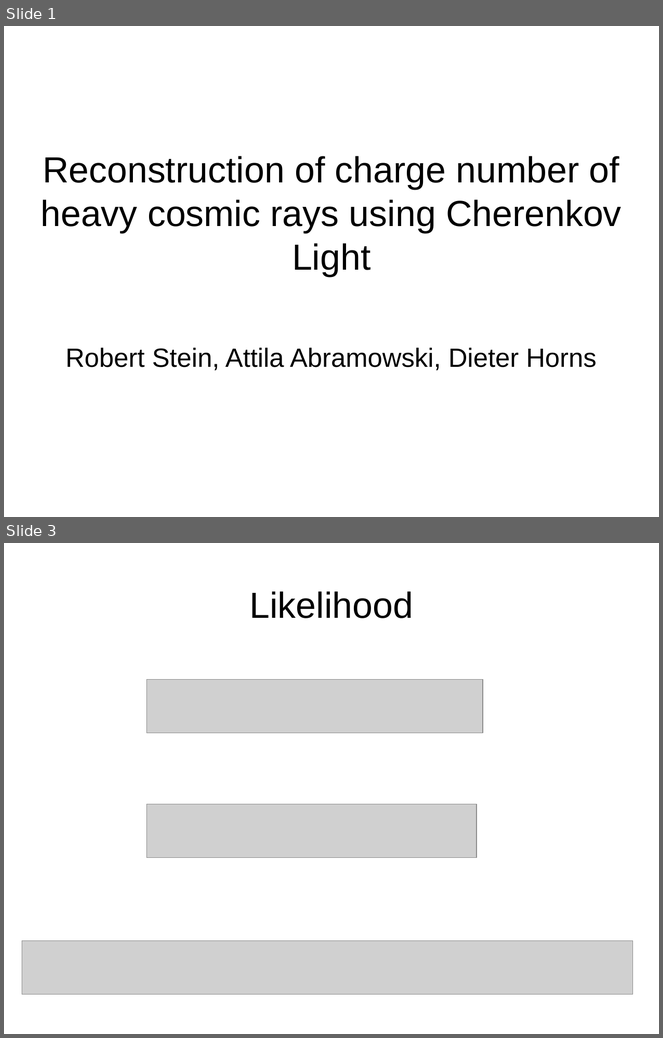
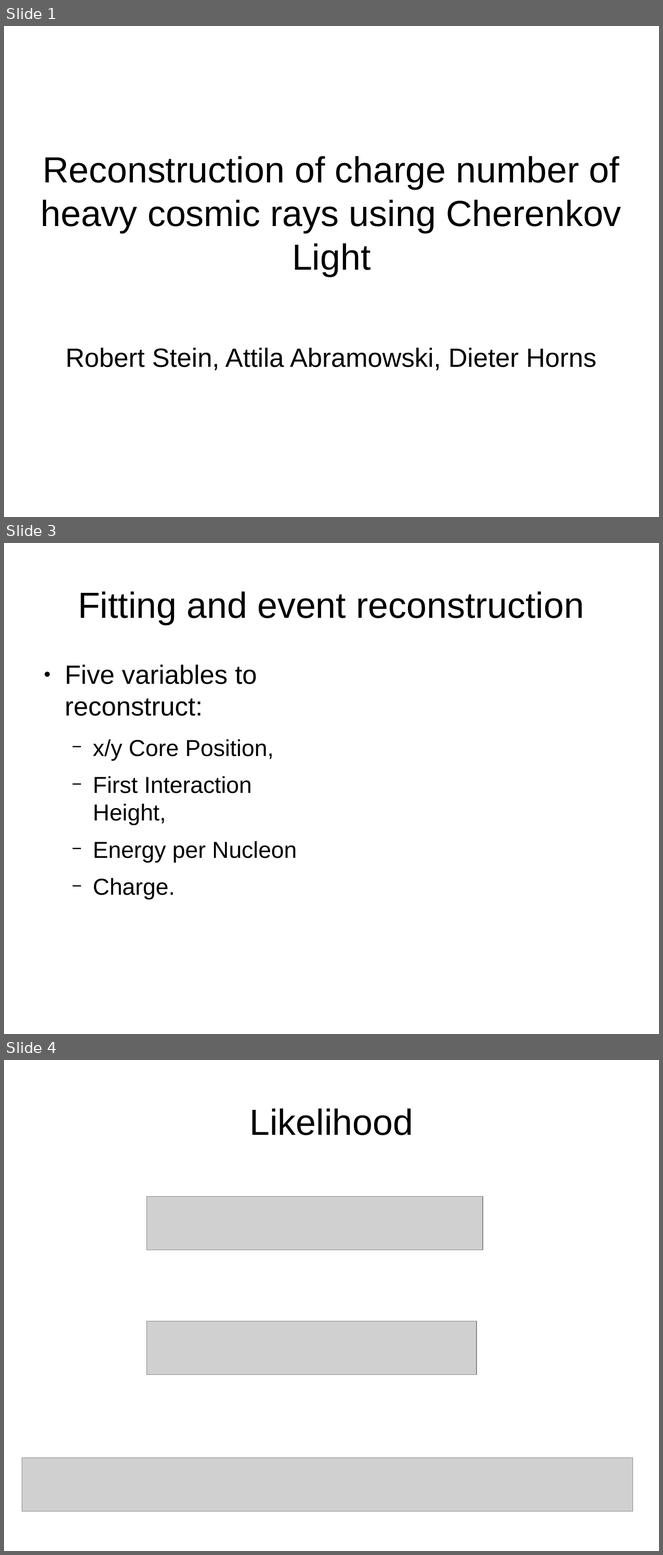
Before and after one commit to robertdstein/DESY, a slide deck: presentations/dpg presentation/slides.odp. Shown one above the other, each under a label of ours: slides 1 and 3 before the commit, slides 1, 3 and 4 after it; the slides between them are not shown. The pictures are 663x1038 and 663x1555 pixels, drawn with LibreOffice and Linux fonts; fonts in the diff are those of the drawing; grey boxes stand for pictures. Boxes give left, top, right and bottom in pixels: in the first picture for what was removed or moved away, otherwise in the second. Text is boxed around its words. In the diff, an @@ line names an element or a change of style, - is before the commit and + after.

```diff
--- a/presentations/dpg presentation/slides.odp
+++ b/presentations/dpg presentation/slides.odp
@@ slide 3 added at [4,543,659,1034], background #FFFFFF @@
@@ title added at [78,591,584,625], 44 pt, text #000000 @@
+Fitting and event reconstruction
@@ text added at [65,665,297,900], 28 pt, text #000000 @@
+● Five variables to reconstruct:
+  − x/y Core Position,
+  − First Interaction Height,
+  − Energy per Nucleon
+  − Charge.
@@ what was slide 3 is now slide 4 @@
```
Also in this commit, not shown: 2 slides changed, 2 other slides added, 1 slide removed, 44 other files.
